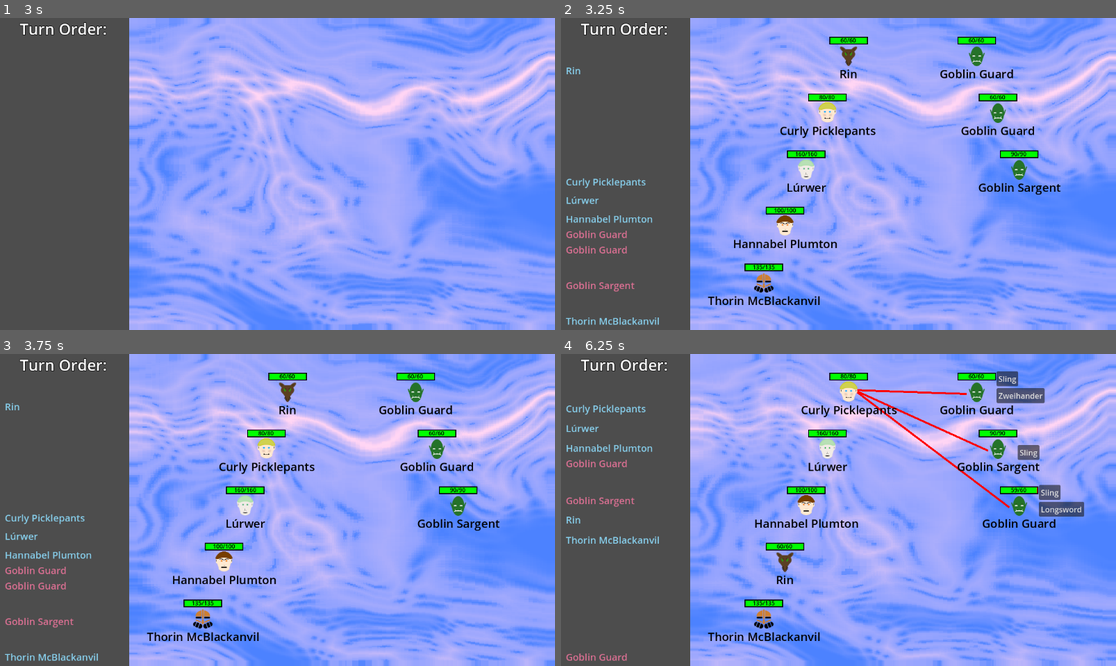
Above: before the commit, frames 1-4 (two rows, left to right).
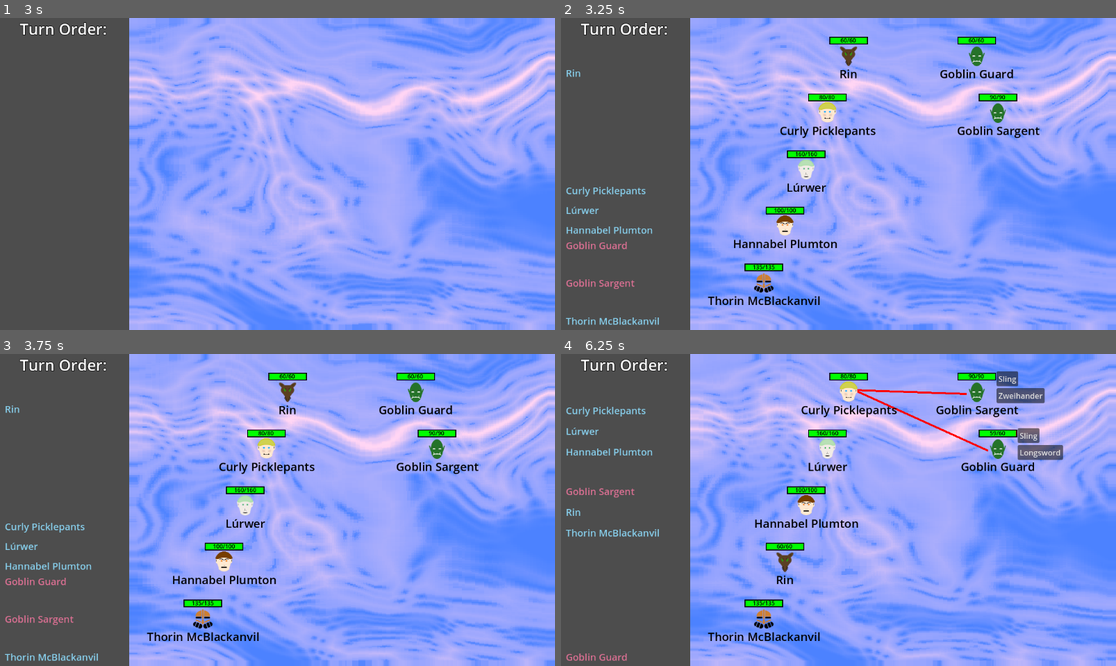
Above: after the commit, the same moments.

Repository: Habidakus/wild-jam-78-erase
Game: Godot game, scene res://Scenes/main.tscn
The game is run twice, just before and just after one commit, with the same random seed, the same clock (stepped at 60 frames per second) and the same inputs. The engine's default icon, where the game draws it, is replaced by a stand-in: a white triangle on a blue panel in a dark square.
Inputs (mouse positions are in pixels of both pictures, inside the frame that each line leads up to):
- Up to frame 1 (3 s): tap Enter at 0.5, 2 s; move the mouse to (399, 158) at 0.52 s; click (399, 158) at 0.67 s; click "Play" at 1.25 s; move the mouse to (166, 189) at 2.02 s; click (166, 189) at 2.17 s; move the mouse to (333, 105) at 2.77 s; click (333, 105) at 2.92 s
- Up to frame 2 (3.25 s): no input
- Up to frame 3 (3.75 s): tap Enter at 3.5 s; move the mouse to (249, 572) at 3.52 s; click (249, 572) at 3.67 s
- Up to frame 4 (6.25 s): click "Shield Bash" at 4.25 s; move the mouse to (1005, 556) at 5.02 s; click (1005, 556) at 5.17 s; move the mouse to (672, 463) at 5.77 s; click (672, 463) at 5.92 s

Frame 1 is identical in both runs. In frame 2, 2.1% of the frame differs, in the area x 0-90%, y 15-88%; in frame 3, 2.1%; in frame 4, 3.7%, in the area x 0-95%, y 6-61%.

Commit message:
Added tombstone artwork, added various difficulties of goblins

Diff:
--- a/Scripts/game.gd
+++ b/Scripts/game.gd
@@ -59,10 +59,12 @@
 		var current_hero : UnitStats = game_state.get_unit_by_id(heroes[i].id)
 		heroes[i].prepare_for_next_battle(current_hero)
 
+
 func initialize_foes() -> void:
 	foes.clear()
-	for i in range(0, 3):
-		foes.append(UnitStats.create_foes__goblin(rnd, i == 1))
+	foes = UnitStats.create_difficulty_foes(get_current_difficulty(), rnd, current_path_encounter_stat.encounter_type)
+	#for i in range(0, 3):
+	#	foes.append(UnitStats.create_foes__goblin(rnd, i == 1))
 
 func destroy_hero(hero : UnitStats) -> void:
 	heroes = heroes.filter(func(a : UnitStats) : return a.id != hero.id)
@@ -481,13 +483,16 @@
 
 var game_path : Array[PathEncounterStat]
 var current_path_encounter_stat : PathEncounterStat
+const path_depth : int = 4 # 6
+
+func get_current_difficulty() -> float:
+	return (5.0 - heroes.size()) + (float(current_path_encounter_stat.graph_pos.x) / path_depth)
 
 func all_path_encounter_stats_at_depth(depth : int) -> Array[PathEncounterStat]:
 	return game_path.filter(func(a : PathEncounterStat) : return a.graph_pos.x == depth)
 
 func initialize_path(_rnd: RandomNumberGenerator) -> void:
 	assert(game_path.is_empty())
-	const path_depth : int = 4 # 6
 	const path_width : int = 4
 	var wiggle_range : Vector2 = Vector2(0.15 / float(path_depth + 2.0), 0.15 / float(path_width + 2.0))
 	for d : int in range(0, path_depth):
@@ -519,8 +524,18 @@
 		needs_paths[0].add_paths(game_path, _rnd)
 		needs_paths.remove_at(0)
 		needs_paths = game_path.filter(func(a : PathEncounterStat) : return a.needs_paths())
+	var regular_count : int = 0
 	for entry : PathEncounterStat in game_path:
 		if entry.encounter_type == PathEncounterStat.EncounterType.UNDEFINED:
 			entry.encounter_type = PathEncounterStat.EncounterType.REGULAR_FIGHT
+		if entry.encounter_type == PathEncounterStat.EncounterType.REGULAR_FIGHT:
+			regular_count += 1
+	var undead_count : int = 0
+	var place_index : int = 0
+	while undead_count * 3 < regular_count:
+		if game_path[place_index].encounter_type == PathEncounterStat.EncounterType.REGULAR_FIGHT:
+			game_path[place_index].encounter_type = PathEncounterStat.EncounterType.UNDEAD
+			undead_count += 1
+		place_index += 1
 	path_state_machine_state.place_paths()
 	current_path_encounter_stat = start_pes
--- a/Scripts/gamestate_pathselection.gd
+++ b/Scripts/gamestate_pathselection.gd
@@ -61,12 +61,17 @@
 
 	if game.current_path_encounter_stat.east.has(path_encounter_stat):
 		game.current_path_encounter_stat = path_encounter_stat
-		if path_encounter_stat.encounter_type == PathEncounterStat.EncounterType.GATE_FIGHT || path_encounter_stat.encounter_type == PathEncounterStat.EncounterType.REGULAR_FIGHT:
-			our_state_machine.switch_state("Combat")
-		elif path_encounter_stat.encounter_type == PathEncounterStat.EncounterType.CRONOTYRANT:
-			our_state_machine.switch_state("BossBattle")
-		else:
-			assert(false)
+		match path_encounter_stat.encounter_type:
+			PathEncounterStat.EncounterType.GATE_FIGHT:
+				our_state_machine.switch_state("Combat")
+			PathEncounterStat.EncounterType.REGULAR_FIGHT:
+				our_state_machine.switch_state("Combat")
+			PathEncounterStat.EncounterType.UNDEAD:
+				our_state_machine.switch_state("Combat")
+			PathEncounterStat.EncounterType.CRONOTYRANT:
+				our_state_machine.switch_state("BossBattle")
+			_:
+				assert(false)
 
 var graphic_nodes : Dictionary # <PathEncounterStat, Control>
 func place_paths() -> void:
--- a/Scripts/path_encounter_stat.gd
+++ b/Scripts/path_encounter_stat.gd
@@ -1,6 +1,6 @@
 class_name PathEncounterStat extends RefCounted
 
-enum EncounterType { UNDEFINED, GATE_FIGHT, CRONOTYRANT, REGULAR_FIGHT, MISC, CHEST}
+enum EncounterType { UNDEFINED, GATE_FIGHT, CRONOTYRANT, REGULAR_FIGHT, MISC, UNDEAD, CHEST}
 
 var encounter_type : EncounterType = EncounterType.UNDEFINED
 var graph_pos : Vector2i
@@ -13,12 +13,15 @@
 const combat_texture : Texture = preload("res://Art/TwoSwords.png")
 const chest_texture : Texture = preload("res://Art/Chest.png")
 const cronotyrant_texture : Texture = preload("res://Art/Hourglass.png")
+const undead_texture : Texture = preload("res://Art/TombStone.png")
 
 func get_icon() -> Texture:
 	if encounter_type == EncounterType.GATE_FIGHT || encounter_type == EncounterType.REGULAR_FIGHT:
 		return combat_texture
 	elif encounter_type == EncounterType.CRONOTYRANT:
 		return cronotyrant_texture
+	elif encounter_type == EncounterType.UNDEAD:
+		return undead_texture
 	elif encounter_type == EncounterType.CHEST:
 		return chest_texture
 	else:
--- a/Scripts/unit_mod.gd
+++ b/Scripts/unit_mod.gd
@@ -110,12 +110,20 @@
 	return ret_val
 
 static var s_rusty_sword_attack : AttackStats = AttackStats.create("Rusty Sword", AttackStats.AttackTarget.TWO_FARTHEST_FROM_DEATH).adjust_damage(0.8).tires(1.1)
+static var s_goblin_sword_attack : AttackStats = AttackStats.create("Goblin Sword", AttackStats.AttackTarget.TWO_FARTHEST_FROM_DEATH).adjust_damage(1.1)
+static var s_wicked_sword_attack : AttackStats = AttackStats.create("Wicked Sword", AttackStats.AttackTarget.TWO_LEAST_ARMORED).adjust_damage(1.2)
 static var s_angry_punch_attack : AttackStats = AttackStats.create("Angry Punch", AttackStats.AttackTarget.FIRST_TWO).tires(1.1)
+static var s_captain_punch_attack : AttackStats = AttackStats.create("Captain Punch", AttackStats.AttackTarget.FIRST_TWO).adjust_damage(1.25).has_cooldown()
+static var s_lord_bellow_attack : AttackStats = AttackStats.create("Goblin Lord Bellow", AttackStats.AttackTarget.FIRST_TWO).adjust_damage(1.35).has_cooldown()
 
 static var s_species_goblin : UnitMod = create("Goblin").add_health(-40).set_icon(UnitStats.Icon.Goblin)
 static var s_occupation_guard : UnitMod = create("Guard").add_armor(5)
 static var s_occupation_guard_sgt : UnitMod = create("Sargent").add_armor(15).add_health(30).set_attack(s_angry_punch_attack).add_slowness(1)
+static var s_occupation_guard_cpt : UnitMod = create("Captain").add_armor(25).add_health(90).set_attack(s_captain_punch_attack).add_slowness(1)
+static var s_occupation_guard_lord : UnitMod = create("Lord").add_armor(30).add_health(120).set_attack(s_lord_bellow_attack).add_slowness(3)
 static var s_equipment_guard_gear : UnitMod = create("Rusty Sword").set_attack(s_rusty_sword_attack)
+static var s_equipment_cpt_gear : UnitMod = create("Goblin Sword").set_attack(s_goblin_sword_attack)
+static var s_equipment_lord_gear : UnitMod = create("Wicked Sword").set_attack(s_wicked_sword_attack)
 
 static var s_sling_attack : AttackStats = AttackStats.create("Sling", AttackStats.AttackTarget.ANY).adjust_damage(0.8).adjust_speed(0.9)
 static var s_short_sword_attack : AttackStats = AttackStats.create("Short Sword", AttackStats.AttackTarget.FIRST_TWO).adjust_speed(0.95)
--- a/Scripts/unit_stats.gd
+++ b/Scripts/unit_stats.gd
@@ -26,13 +26,60 @@
 static var next_id : int = 1
 static var noise : RandomNumberGenerator = RandomNumberGenerator.new()
 
+static func create_difficulty_foes(difficulty : float, rnd : RandomNumberGenerator, encounter_type : PathEncounterStat.EncounterType) -> Array[UnitStats]:
+	match encounter_type:
+		PathEncounterStat.EncounterType.GATE_FIGHT:
+			return create_difficulty_foes_gate_fight(difficulty, rnd)
+		PathEncounterStat.EncounterType.REGULAR_FIGHT:
+			return create_difficulty_foes_gate_fight(difficulty, rnd)
+			#return create_difficulty_foes_regular_fight(difficulty, rnd)
+		PathEncounterStat.EncounterType.UNDEAD:
+			return create_difficulty_foes_gate_fight(difficulty, rnd)
+			#return create_difficulty_foes_undead_fight(difficulty, rnd)
+		_:
+			assert(false)
+	return []
+	#	foes.append(UnitStats.create_foes__goblin(rnd, i == 1))
+
+static func create_difficulty_foes_gate_fight(difficulty : float, rnd : RandomNumberGenerator) -> Array[UnitStats]:
+	difficulty += 4.0
+	difficulty *= 10.0
+	var ret_val : Array[UnitStats]
+	while difficulty > 10 && ret_val.size() < 5:
+		var selector : Array[int]
+		if difficulty < 40:
+			selector.append(10)
+		if difficulty > 20 && difficulty < 80:
+			selector.append(20)
+		if difficulty > 40:
+			selector.append(40)
+		if difficulty > 80:
+			selector.append(80)
+		var v = selector[rnd.randi_range(0, selector.size() - 1)]
+		var foe : UnitStats = UnitStats.new()
+		match v:
+			10:
+				foe.init(UnitMod.s_species_goblin, UnitMod.s_occupation_guard, UnitMod.s_equipment_guard_gear, UnitStats.Side.COMPUTER, rnd)
+				foe.unit_name = "Goblin Guard"
+			20:
+				foe.init(UnitMod.s_species_goblin, UnitMod.s_occupation_guard_sgt, UnitMod.s_equipment_guard_gear, UnitStats.Side.COMPUTER, rnd)
+				foe.unit_name = "Goblin Sargent"
+			40:
+				foe.init(UnitMod.s_species_goblin, UnitMod.s_occupation_guard_cpt, UnitMod.s_equipment_cpt_gear, UnitStats.Side.COMPUTER, rnd)
+				foe.unit_name = "Goblin Captain"
+			80:
+				foe.init(UnitMod.s_species_goblin, UnitMod.s_occupation_guard_lord, UnitMod.s_equipment_lord_gear, UnitStats.Side.COMPUTER, rnd)
+				foe.unit_name = "Goblin Lord"
+		ret_val.append(foe)
+		difficulty -= v
+	return ret_val
+
 static func create_foes__goblin(rnd : RandomNumberGenerator, sgt : bool) -> UnitStats:
 	var ret_val : UnitStats = UnitStats.new()
 	if sgt:
-		ret_val.init(UnitMod.s_species_goblin, UnitMod.s_occupation_guard_sgt, UnitMod.s_equipment_guard_gear, UnitStats.Side.COMPUTER, rnd)
 		ret_val.unit_name = "Goblin Sargent"
 	else:
-		ret_val.init(UnitMod.s_species_goblin, UnitMod.s_occupation_guard, UnitMod.s_equipment_guard_gear, UnitStats.Side.COMPUTER, rnd)
+
 		ret_val.unit_name = "Goblin Guard"
 	return ret_val
 
Binary file added: Art/TombStone.png
Not shown, changed: todo.txt
